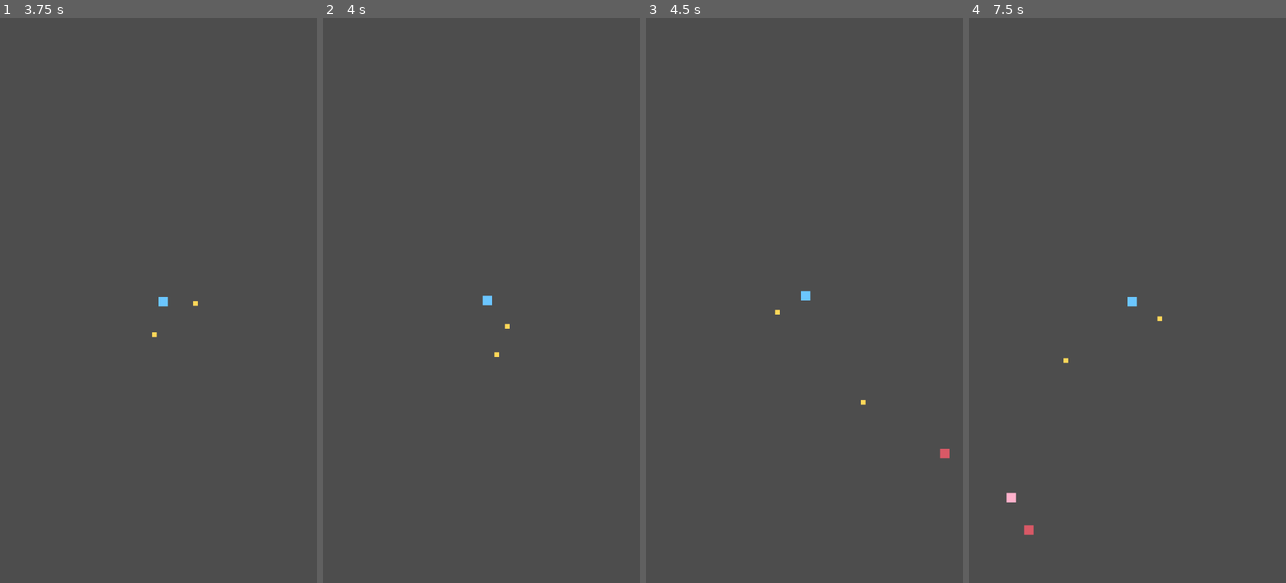
Above: before the commit, frames 1-4 (left to right).
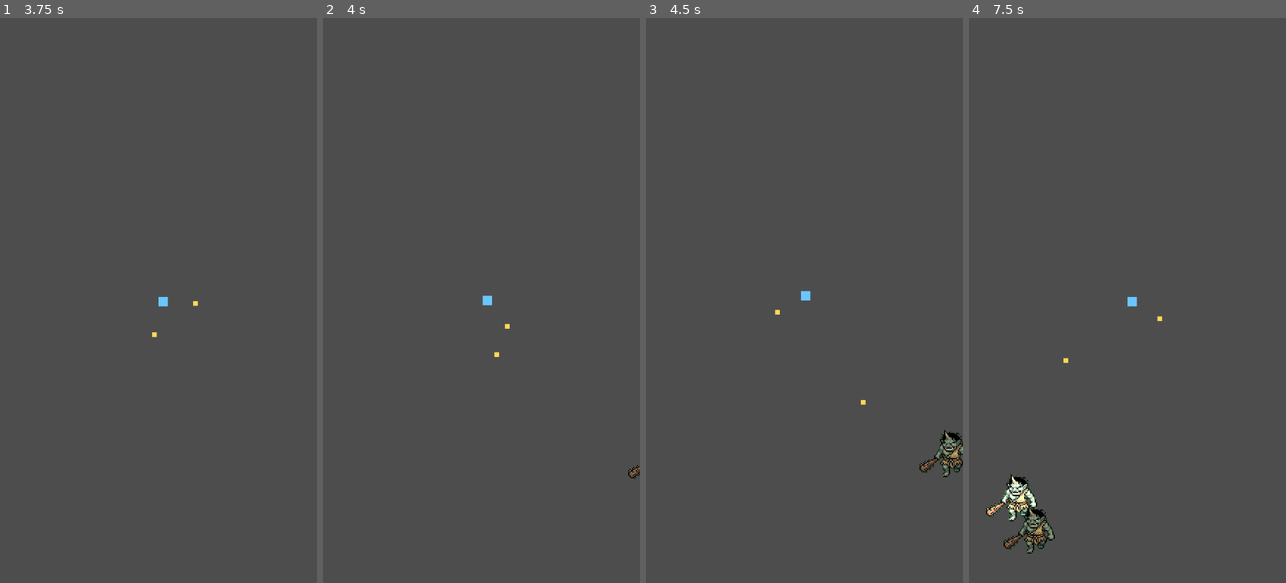
Above: after the commit, the same moments.

Repository: CastleBelll/joseonlike
Game: Godot game, scene res://scenes/boot/boot.tscn
Same seed, same stepped clock (60 frames per second), same inputs: the game is played once before the commit and once after it.
Inputs (mouse positions are in pixels of both pictures, inside the frame that each line leads up to):
- Up to frame 1 (3.75 s): click "Start Run" at 0.5 s; click (79, 131) at 1.25 s; tap Enter at 2, 3.5 s; hold Right (ui_right) 2.03-2.78 s; tap Space at 2.75 s; hold Down (ui_down) 2.78-3.53 s; hold Right (ui_right) from 3.53 s (still down)
- Up to frame 2 (4 s): keep holding Right (ui_right)
- Up to frame 3 (4.5 s): release Right (ui_right) at 4.28 s; hold Up (ui_up) from 4.28 s (still down)
- Up to frame 4 (7.5 s): release Up (ui_up) at 5.03 s; hold Left (ui_left) 5.03-6.53 s; hold Down (ui_down) 6.53-7.28 s; hold Right (ui_right) from 7.28 s (still down)

Frame 1 is identical in both runs. In frame 2, less than 0.1% of the frame differs, in the area x 96-100%, y 79-82%; in frame 3, 0.5%; in frame 4, 1.2%, in the area x 5-28%, y 80-95%.

Commit message:
fix(content-data): point monster sprites at the real art, validate they exist
The sprite paths in data/monsters.json (res://assets/monsters/<id>.png)
never resolved to anything - main now carries real art at
res://asset/monster/<id>.png (singular asset/monster, matching the
convention the character sprites already used and that ARCHITECTURE.md
was corrected to match). Point all four monster entries at the real
paths.

Extend tools/validate_data.gd (and by extension tests/data/test_content.gd,
which delegates to the same validate_all()) to fail loudly when a
sprite path doesn't resolve via FileAccess.file_exists, naming the
monster id and path - this class of bug (art referenced but never
committed) survived every existing check.

data/BALANCE.md: document the verified sprite pixel dimensions and the
gap between them (goblin 87x80 vs brute 135x120 vs boss 128x160) versus
scenes/actors/enemy_base.tscn's single hardcoded 8px collision radius
for every non-boss monster - collision size isn't data-driven today,
flagged for combat/coordinator rather than adding an unowned schema
field.

Diff:
--- a/data/monsters.json
+++ b/data/monsters.json
@@ -8,7 +8,7 @@
     "xp_drop": 1,
     "gold_drop": 1,
     "behaviour": "chase",
-    "sprite": "res://assets/monsters/forest_goblin.png"
+    "sprite": "res://asset/monster/forest_goblin.png"
   },
   "forest_spirit": {
     "name_ko": "숲의 원혼",
@@ -19,7 +19,7 @@
     "xp_drop": 5,
     "gold_drop": 2,
     "behaviour": "ranged",
-    "sprite": "res://assets/monsters/forest_spirit.png"
+    "sprite": "res://asset/monster/forest_spirit.png"
   },
   "bamboo_brute": {
     "name_ko": "죽림 거한",
@@ -30,7 +30,7 @@
     "xp_drop": 8,
     "gold_drop": 4,
     "behaviour": "charger",
-    "sprite": "res://assets/monsters/bamboo_brute.png"
+    "sprite": "res://asset/monster/bamboo_brute.png"
   },
   "bamboo_spirit_lord": {
     "name_ko": "죽림 정령왕",
@@ -41,6 +41,6 @@
     "xp_drop": 200,
     "gold_drop": 150,
     "behaviour": "boss",
-    "sprite": "res://assets/monsters/bamboo_spirit_lord.png"
+    "sprite": "res://asset/monster/bamboo_spirit_lord.png"
   }
 }
--- a/tools/validate_data.gd
+++ b/tools/validate_data.gd
@@ -295,6 +295,8 @@
 		var sprite: String = m.get("sprite", "")
 		if not sprite.begins_with("res://"):
 			errors.append("%s: '%s'.sprite must be a res:// path" % [file, id])
+		elif not FileAccess.file_exists(sprite):
+			errors.append("%s: '%s'.sprite '%s' does not exist" % [file, id, sprite])
 
 
 # ---- data/stages.json ----
Not shown, changed: data/BALANCE.md
